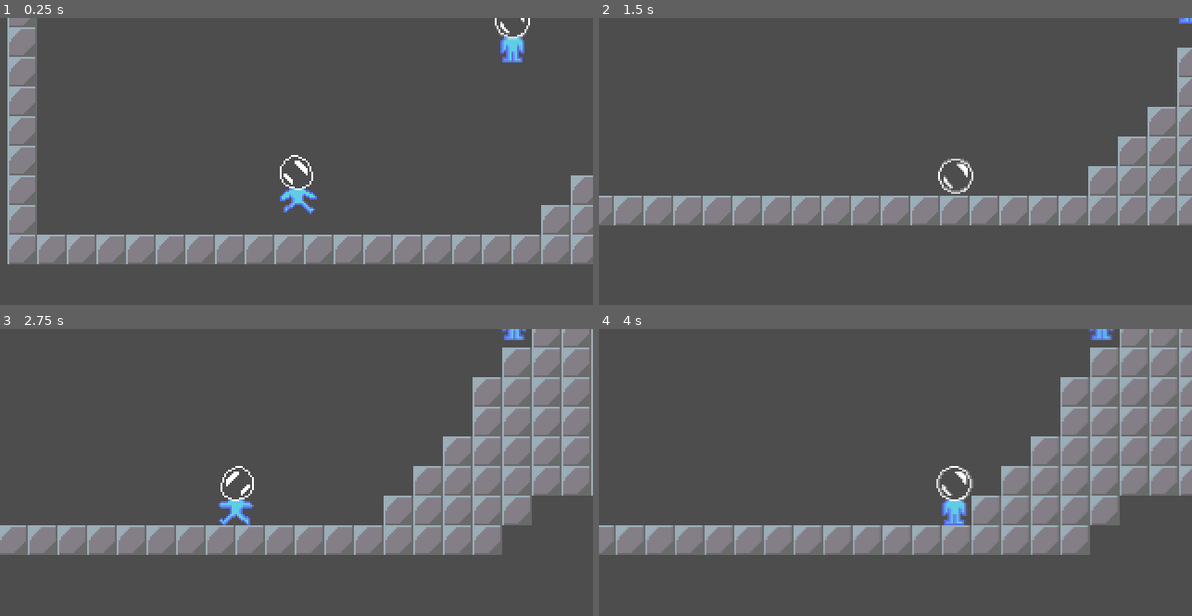
Above: before the commit, frames 1-4 (two rows, left to right).
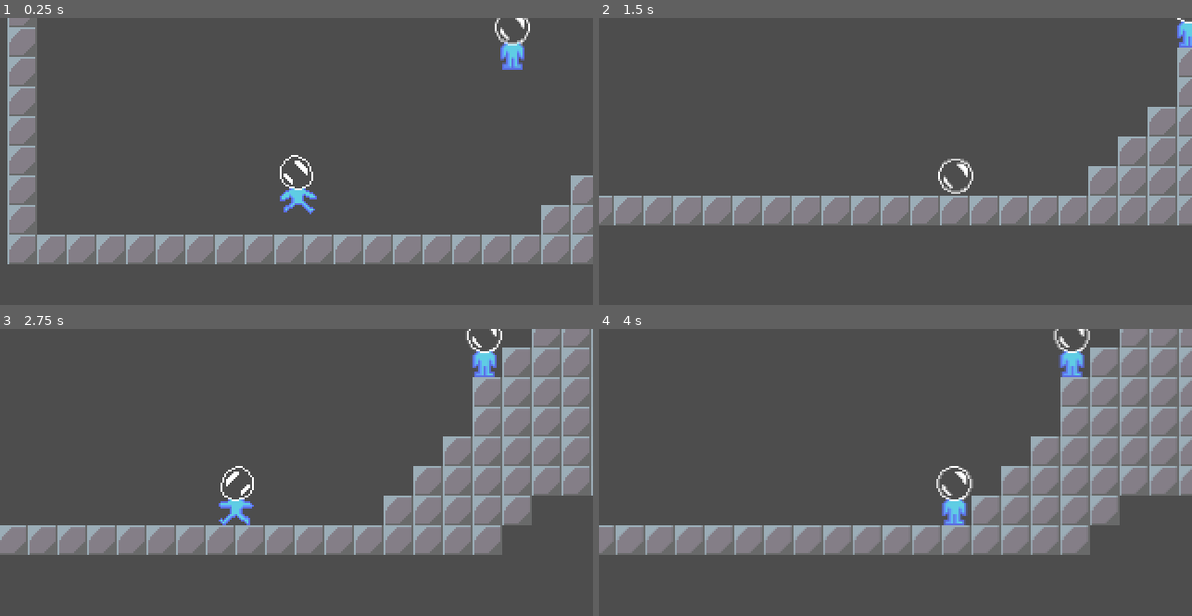
Above: after the commit, the same moments.

Repository: lervyw/Super_Bubble_Boy
Game: Godot game, scene res://Cenas/exemplo_state.tscn
The game is run twice, just before and just after one commit, with the same random seed, the same clock (stepped at 60 frames per second) and the same inputs. The project has no main scene, so this scene is started directly.
Inputs:
- Up to frame 1 (0.25 s): no input
- Up to frame 2 (1.5 s): hold Right (ui_right) from 0.53 s (still down); tap Keypad Enter (ui_accept) at 0.77 s
- Up to frame 3 (2.75 s): tap Keypad Enter (ui_accept) at 1.52 s; release Right (ui_right) at 2.03 s; hold Left (ui_left) from 2.03 s (still down)
- Up to frame 4 (4 s): release Left (ui_left) at 2.78 s; hold Right (ui_right) from 2.78 s (still down); tap Keypad Enter (ui_accept) at 3.02, 3.77 s

The runs differ from the first frame. In frame 1, 0.5% of the frame differs, in the area x 83-90%, y 0-19%; in frame 2, 0.2%; in frame 3, 0.6%; in frame 4, 0.7%, in the area x 76-87%, y 0-17%.

Commit message:
pre pull

Diff:
--- a/Cenas/exemplo.tscn
+++ b/Cenas/exemplo.tscn
@@ -1,8 +1,7 @@
-[gd_scene load_steps=4 format=4 uid="uid://ds0sxsjujlqah"]
+[gd_scene load_steps=3 format=4 uid="uid://ds0sxsjujlqah"]
 
 [ext_resource type="PackedScene" uid="uid://bef0sp8en86j5" path="res://Cenas/tilemerda.tscn" id="1_c17v2"]
 [ext_resource type="PackedScene" uid="uid://cyh3wd0bwwr2n" path="res://Cenas/personagem.tscn" id="2_5kqrc"]
-[ext_resource type="PackedScene" uid="uid://b51pl8i46sr00" path="res://Cenas/inimigo.tscn" id="3_w60js"]
 
 [node name="Node2D" type="Node2D"]
 
@@ -11,6 +10,3 @@
 
 [node name="Personagem" parent="." instance=ExtResource("2_5kqrc")]
 position = Vector2(-4, -31)
-
-[node name="Inimigo" parent="." instance=ExtResource("3_w60js")]
-position = Vector2(-93, -1)
--- a/Cenas/inimigo.gd
+++ b/Cenas/inimigo.gd
@@ -1,11 +1,15 @@
 extends CharacterBody2D
 
 @export var speed: float = 100.0 # Velocidade de movimento
-@export var move_range: float = 200.0 # Distância máxima que o inimigo percorre em cada direção
+@export var move_range: float = 200.0 # Distância máxima de movimento em cada direção
+@export var jump_force: float = -320.0 # Força do pulo
+@export var gravity: float = 800.0 # Gravidade aplicada ao inimigo
+@export var jump_interval: float = 2.0 # Intervalo entre os pulos, em segundos
 @export var start_direction: int = 1 # Direção inicial (1 = direita, -1 = esquerda)
 
 var start_position: Vector2
 var direction: int
+var jump_timer: float = 0.0
 
 func _ready() -> void:
 	# Salva a posição inicial e define a direção inicial
@@ -13,10 +17,21 @@
 	direction = start_direction
 
 func _physics_process(delta: float) -> void:
-	# Movimenta o inimigo na direção atual
+	# Aplica gravidade
+	velocity.y += gravity * delta
+
+	# Movimenta o inimigo horizontalmente
 	velocity.x = direction * speed
+
+	# Faz o inimigo pular em intervalos regulares
+	jump_timer += delta
+	if jump_timer >= jump_interval and is_on_floor():
+		velocity.y = jump_force
+		jump_timer = 0.0
+
+	# Move o inimigo
 	move_and_slide()
 
-	# Verifica se o inimigo atingiu os limites do movimento
+	# Verifica se o inimigo atingiu os limites de movimento
 	if abs(position.x - start_position.x) >= move_range:
 		direction *= -1 # Inverte a direção
--- a/project.godot
+++ b/project.godot
@@ -18,6 +18,7 @@
 
 window/size/viewport_width=320
 window/size/viewport_height=180
+window/size/mode=2
 window/stretch/mode="viewport"
 
 [input]
